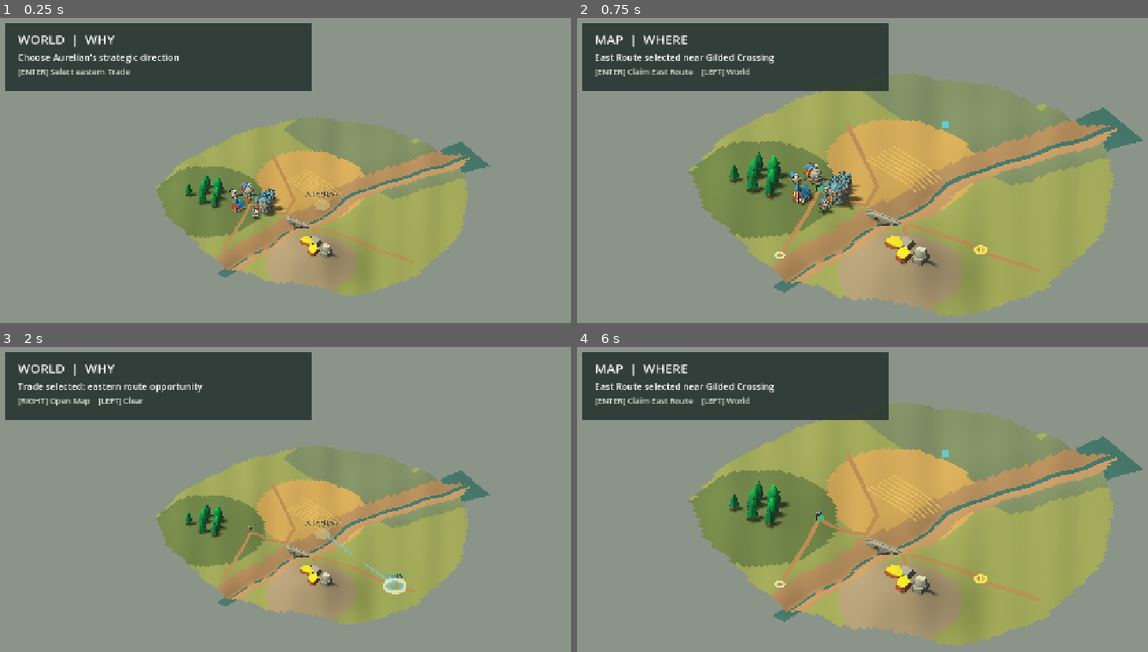
Above: before the commit, frames 1-4 (two rows, left to right).
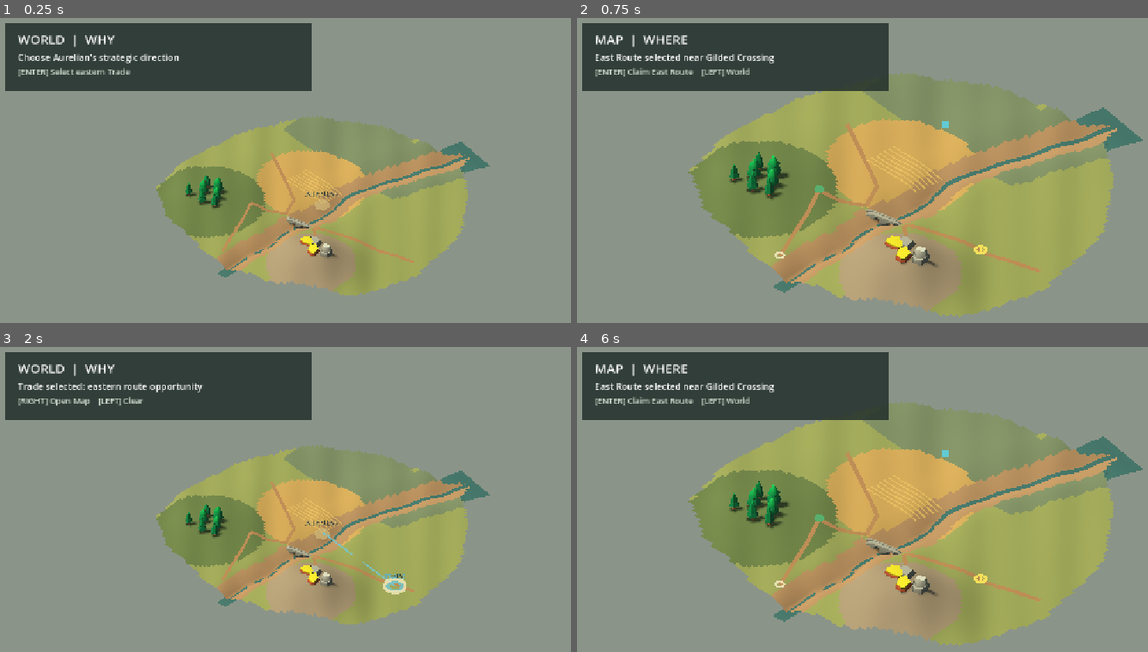
Above: after the commit, the same moments.

Repository: tomat60/pixel-nations
Game: Godot game, scene res://scenes/aurelian/playable_aurelian_entry_v1.tscn
The game is run twice, just before and just after one commit, with the same random seed, the same clock (stepped at 60 frames per second) and the same inputs.
Inputs (mouse positions are in pixels of both pictures, inside the frame that each line leads up to):
- Up to frame 1 (0.25 s): no input
- Up to frame 2 (0.75 s): tap Enter (ui_accept) at 0.5 s; move the mouse to (1062, 182) at 0.52 s; hold Right (ui_right) from 0.53 s (still down); click (1062, 182) at 0.67 s
- Up to frame 3 (2 s): tap Enter (ui_accept) at 0.77, 1.25, 1.52 s; move the mouse to (194, 548) at 1.27 s; release Right (ui_right) at 1.28 s; hold Left (ui_left) from 1.28 s (still down)
- Up to frame 4 (6 s): tap Enter (ui_accept) at 2, 2.75, 3.02, 3.5, 3.77, 4.25, 4.52 s; move the mouse to (976, 444) at 2.02 s; release Left (ui_left) at 2.03 s; hold Right (ui_right) 2.03-3.53 s; move the mouse to (873, 606) at 2.77 s; click (873, 606) at 2.92 s; move the mouse to (1113, 587) at 3.52 s; hold Left (ui_left) 3.53-5.78 s; move the mouse to (702, 472) at 4.27 s; move the mouse to (942, 530) at 5.02 s; click (942, 530) at 5.17 s; move the mouse to (805, 432) at 5.77 s; hold Right (ui_right) from 5.78 s (still down)

The runs differ from the first frame. In frame 1, 0.6% of the frame differs, in the area x 40-50%, y 53-67%; in frame 2, 1.1%, in the area x 36-51%, y 47-65%; in frame 3, less than 0.1%; in frame 4, less than 0.1%.

Commit message:
fix(aurelian): hide Greenvale before first land claim

Diff:
--- a/game/scenes/aurelian/playable_aurelian_entry_v1.gd
+++ b/game/scenes/aurelian/playable_aurelian_entry_v1.gd
@@ -210,6 +210,19 @@
 		"world_trade_selected":
 			_apply_entry_state("world_neutral")
 
+func _hide_preclaim_greenvale() -> bool:
+	var all_nodes: Array = state_contract.get("all_nodes", [])
+	if all_nodes.is_empty():
+		push_error("AURELIAN_FIRST_LAND_CLAIM_PRECLAIM_NODES_MISSING")
+		return false
+	for node_name_variant in all_nodes:
+		var node_name := String(node_name_variant)
+		var node := _named_node(main_basin, node_name)
+		if node == null:
+			return false
+		node.visible = false
+	return true
+
 func _apply_entry_state(state_name: String) -> void:
 	if not ENTRY_STATES.has(state_name):
 		push_error("PLAYABLE_AURELIAN_UNKNOWN_STATE=%s" % state_name)
@@ -220,12 +233,21 @@
 	main_decision_overlay_root.visible = state_name == "village_route_context"
 	match state_name:
 		"world_neutral":
+			if not _hide_preclaim_greenvale():
+				push_error("AURELIAN_FIRST_LAND_CLAIM_PRECLAIM_VISIBILITY_FAILED")
 			_apply_world_state(main_world_overlay_root, "neutral")
 			_activate_camera("world")
 		"world_trade_selected":
+			if not _hide_preclaim_greenvale():
+				push_error("AURELIAN_FIRST_LAND_CLAIM_PRECLAIM_VISIBILITY_FAILED")
 			_apply_world_state(main_world_overlay_root, "selected_trade")
 			_activate_camera("world")
-		"map_east_route_selected", "map_east_route":
+		"map_east_route_selected":
+			if not _hide_preclaim_greenvale():
+				push_error("AURELIAN_FIRST_LAND_CLAIM_PRECLAIM_VISIBILITY_FAILED")
+			_apply_map_state(main_overlay_root, "selected")
+			_activate_camera("map")
+		"map_east_route":
 			_apply_map_state(main_overlay_root, "selected")
 			_activate_camera("map")
 		"map_east_route_claimed":
